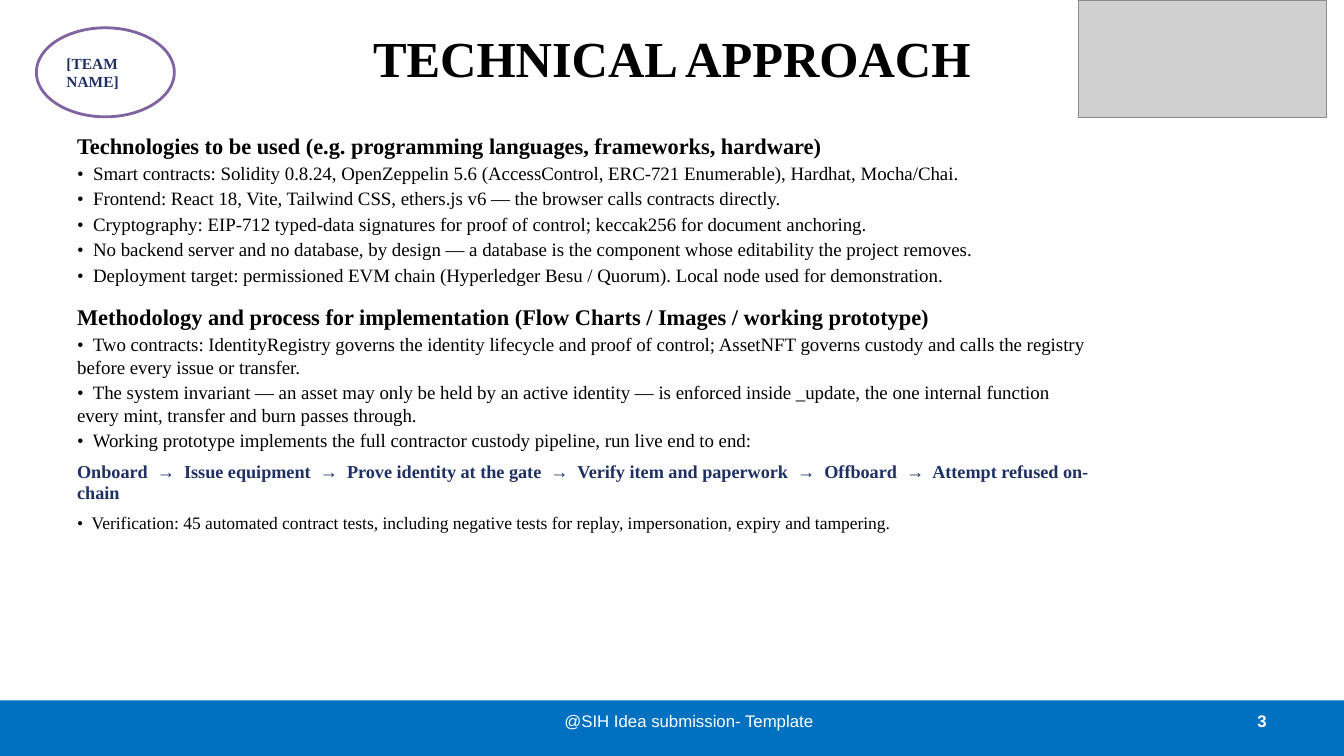
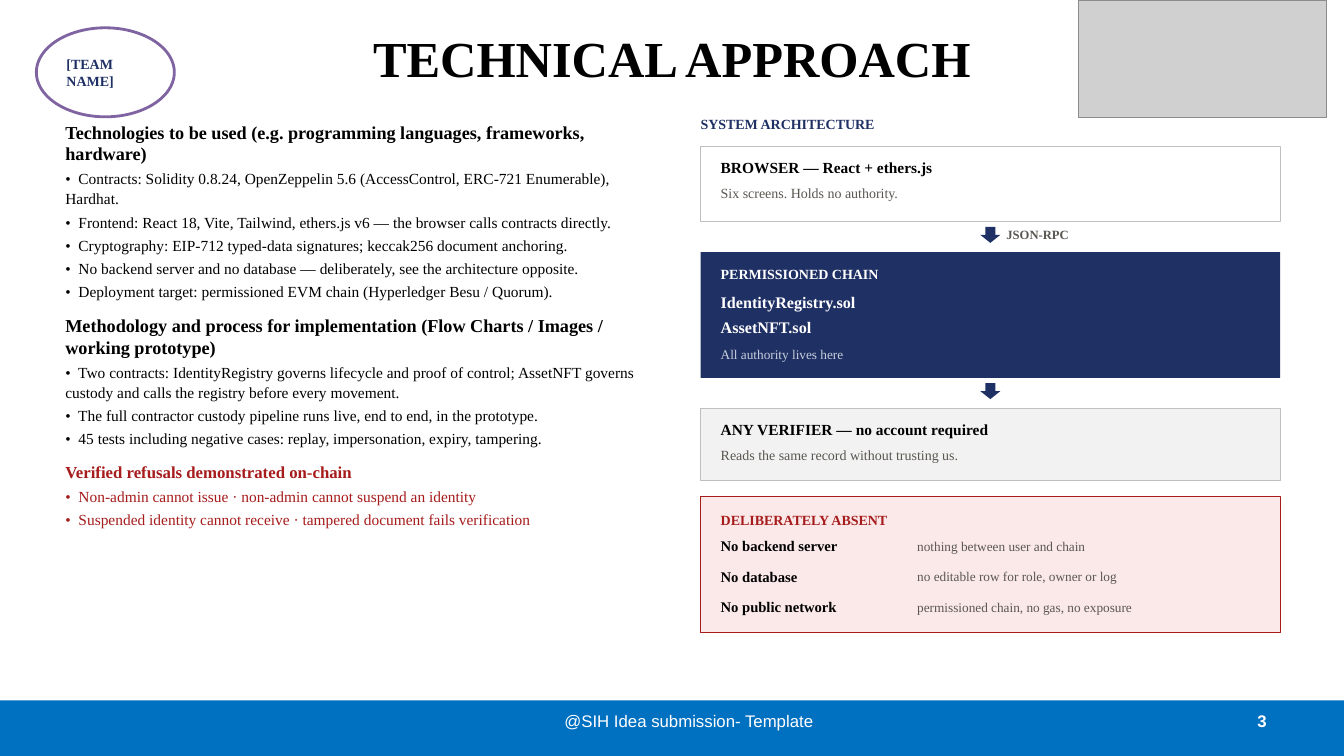
Before and after one commit to tohraan/chainid-vault, a slide deck: slide 3 of docs/SIH2026_ChainIDVault_IdeaPPT.pptx. Drawn at 1344x756 pixels with LibreOffice and Linux fonts; fonts in the diff are those of the drawing; grey boxes stand for pictures. Boxes give left, top, right and bottom in pixels: in the first picture for what was removed or moved away, otherwise in the second. Text is boxed around its words. In the diff, an @@ line names an element or a change of style, - is before the commit and + after.

```diff
--- a/docs/SIH2026_ChainIDVault_IdeaPPT.pptx
+++ b/docs/SIH2026_ChainIDVault_IdeaPPT.pptx
@@ ellipse "[TEAM NAME]" at bbox=[36, 28, 174, 117]: size 11 to 10 pt @@
@@ text "Technologies to be used (e.g. ...": place and size @@
-text "Technologies to be used (e.g. ..." at bbox=[77, 138, 1088, 533]
+text "Technologies to be used (e.g. ..." at bbox=[65, 126, 634, 529]
@@ text added at bbox=[701, 119, 875, 129], 10 pt, text #1F3064, bold @@
+SYSTEM ARCHITECTURE
@@ text at bbox=[65, 126, 594, 358]: size 16 to 13 pt in "Technologies to be used (e.g. programming languages, ...", "Methodology and process for implementation (Flow Charts ..."; less space between paragraphs @@
@@ rectangle added at bbox=[701, 146, 1280, 222], fill #FFFFFF, outline #BFBFBF 0.75 pt @@
@@ text at bbox=[65, 173, 611, 301]: text changed; size 13.5 to 11 pt @@
-• Smart contracts: Solidity 0.8.24, OpenZeppelin 5.6 (AccessControl, ERC-721 Enumerable), Hardhat, Mocha/Chai.
-• Frontend: React 18, Vite, Tailwind CSS, ethers.js v6 — the browser calls contracts directly.
-• Cryptography: EIP-712 typed-data signatures for proof of control; keccak256 for document anchoring.
-• No backend server and no database, by design — a database is the component whose editability the project removes.
-• Deployment target: permissioned EVM chain (Hyperledger Besu / Quorum). Local node used for demonstration.
+• Contracts: Solidity 0.8.24, OpenZeppelin 5.6 (AccessControl, ERC-721 Enumerable), Hardhat.
+• Frontend: React 18, Vite, Tailwind, ethers.js v6 — the browser calls contracts directly.
+• Cryptography: EIP-712 typed-data signatures; keccak256 document anchoring.
+• No backend server and no database — deliberately, see the architecture opposite.
+• Deployment target: permissioned EVM chain (Hyperledger Besu / Quorum).
@@ text added at bbox=[721, 162, 932, 177], 11 pt, text #000000, bold @@
+BROWSER — React + ethers.js
@@ text added at bbox=[721, 188, 898, 201], 10 pt, text #5A5751 @@
+Six screens. Holds no authority.
@@ down arrow added at bbox=[980, 227, 1000, 243], fill #1F3064 @@
@@ text added at bbox=[1006, 230, 1068, 239], 9 pt, text #5A5751, bold @@
+JSON-RPC
@@ rectangle added at bbox=[701, 252, 1280, 378], fill #1F3064 @@
@@ text added at bbox=[721, 269, 879, 279], 10 pt, text #FFFFFF, bold @@
+PERMISSIONED CHAIN
@@ text added at bbox=[721, 296, 856, 312], 11.5 pt, text #FFFFFF, bold @@
+IdentityRegistry.sol
@@ text added at bbox=[721, 321, 812, 333], 11.5 pt, text #FFFFFF, bold @@
+AssetNFT.sol
@@ text added at bbox=[721, 350, 843, 362], 9.5 pt, text #C8CEDC @@
+All authority lives here
@@ text at bbox=[65, 367, 634, 529]: text changed; size 13.5 to 11 pt @@
-• Two contracts: IdentityRegistry governs the identity lifecycle and proof of control; AssetNFT governs custody and calls the registry before every issue or transfer.
-• The system invariant — an asset may only be held by an active identity — is enforced inside _update, the one internal function every mint, transfer and burn passes through.
-• Working prototype implements the full contractor custody pipeline, run live end to end:
-Onboard → Issue equipment → Prove identity at the gate → Verify item and paperwork → Offboard → Attempt refused on-chain
-• Verification: 45 automated contract tests, including negative tests for replay, impersonation, expiry and tampering.
+• Two contracts: IdentityRegistry governs lifecycle and proof of control; AssetNFT governs custody and calls the registry before every movement.
+• The full contractor custody pipeline runs live, end to end, in the prototype.
+• 45 tests including negative cases: replay, impersonation, expiry, tampering.
+Verified refusals demonstrated on-chain
+• Non-admin cannot issue · non-admin cannot suspend an identity
+• Suspended identity cannot receive · tampered document fails verification
@@ down arrow added at bbox=[980, 383, 1000, 399], fill #1F3064 @@
@@ rectangle added at bbox=[701, 408, 1280, 481], fill #F2F2F2, outline #BFBFBF 0.75 pt @@
@@ text added at bbox=[721, 424, 988, 439], 11 pt, text #000000, bold @@
+ANY VERIFIER — no account required
@@ text added at bbox=[721, 450, 958, 463], 10 pt, text #5A5751 @@
+Reads the same record without trusting us.
@@ rectangle added at bbox=[701, 497, 1280, 633], fill #FBE9E9, outline #A61B1B 0.75 pt @@
@@ text added at bbox=[721, 515, 887, 525], 10 pt, text #A61B1B, bold @@
+DELIBERATELY ABSENT
@@ text added at bbox=[721, 540, 837, 551], 10.5 pt, text #000000, bold @@
+No backend server
@@ text added at bbox=[917, 542, 1085, 554], 9.5 pt, text #5A5751 @@
+nothing between user and chain
@@ text added at bbox=[721, 571, 797, 582], 10.5 pt, text #000000, bold @@
+No database
@@ text added at bbox=[917, 571, 1117, 584], 9.5 pt, text #5A5751 @@
+no editable row for role, owner or log
@@ text added at bbox=[721, 601, 837, 615], 10.5 pt, text #000000, bold @@
+No public network
@@ text added at bbox=[917, 603, 1132, 615], 9.5 pt, text #5A5751 @@
+permissioned chain, no gas, no exposure
```
Also in this commit, not shown: 5 other slides changed, 1 other file.
